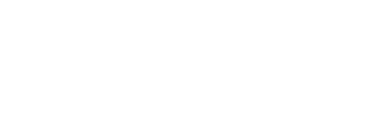
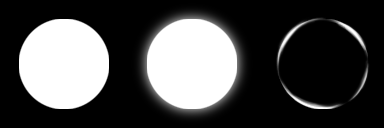
Two versions of the same layered image (384x128). Layer-by-layer changes:
showed "배경" over left=0, top=0, right=384, bottom=128
